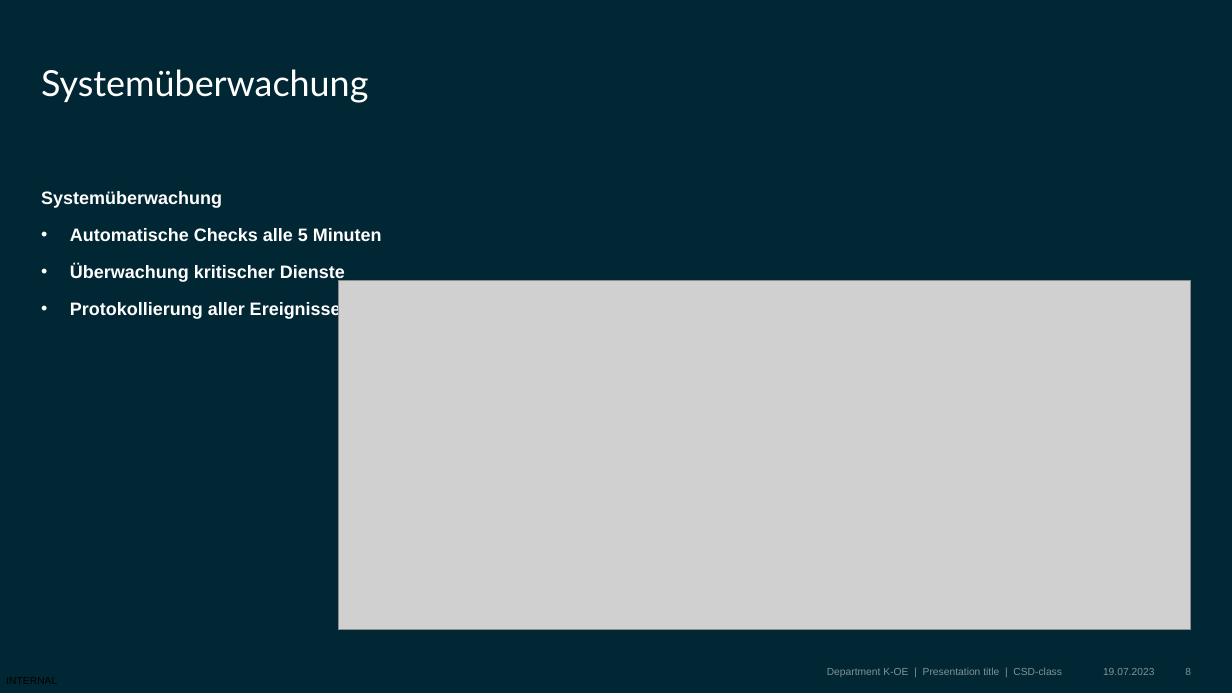
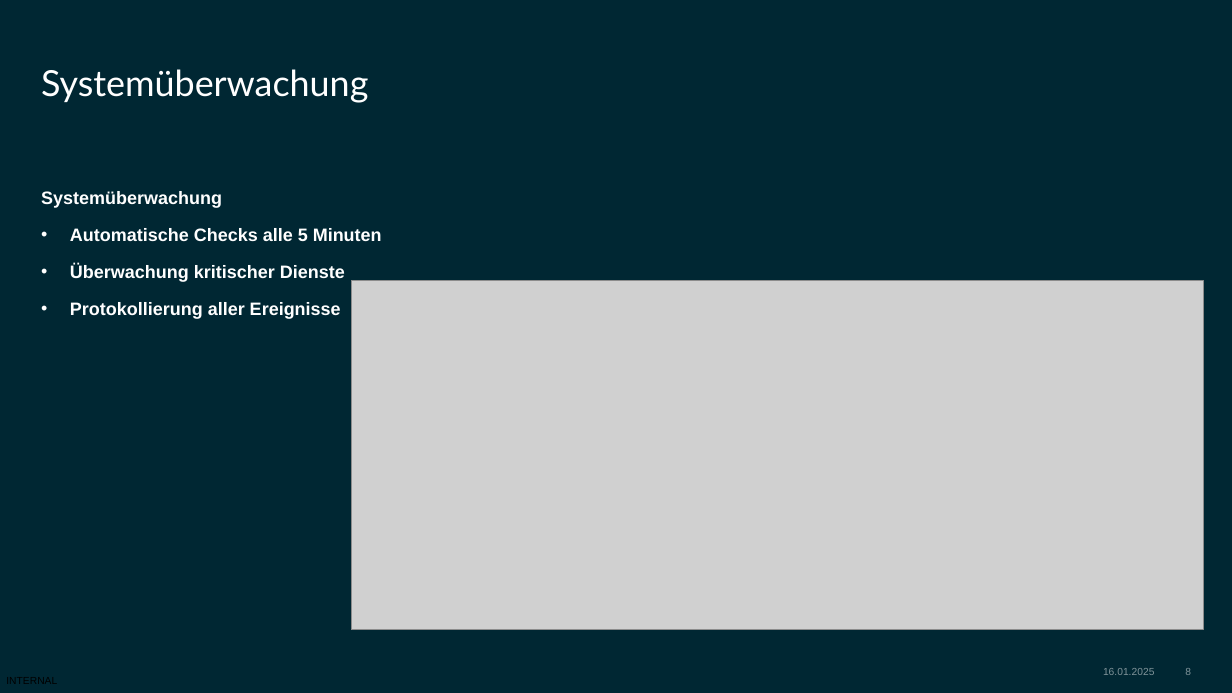
Before and after one commit to BBS2EMDBSEF/Gruppe-C, a slide deck: slide 8 of Dokumentation/Projekt_Präsentation.pptx. Drawn at 1232x693 pixels with LibreOffice and Linux fonts; fonts in the diff are those of the drawing; grey boxes stand for pictures; background and template pictures are left out. Boxes give left, top, right and bottom in pixels: in the first picture for what was removed or moved away, otherwise in the second. Text is boxed around its words. In the diff, an @@ line names an element or a change of style, - is before the commit and + after.

```diff
--- a/Dokumentation/Projekt_Präsentation.pptx
+++ b/Dokumentation/Projekt_Präsentation.pptx
@@ picture moved from (x1=339, y1=280, x2=1191, y2=629) to (x1=351, y1=280, x2=1203, y2=629) @@
@@ text removed at (x1=827, y1=668, x2=1062, y2=677) @@
-Department K-OE | Presentation title | CSD-class
@@ text at (x1=1103, y1=668, x2=1154, y2=675): text changed @@
-19.07.2023
+16.01.2025
```
Also in this commit, not shown: 9 other slides changed, 3 slides added, 2 slides removed, 2 other files.
